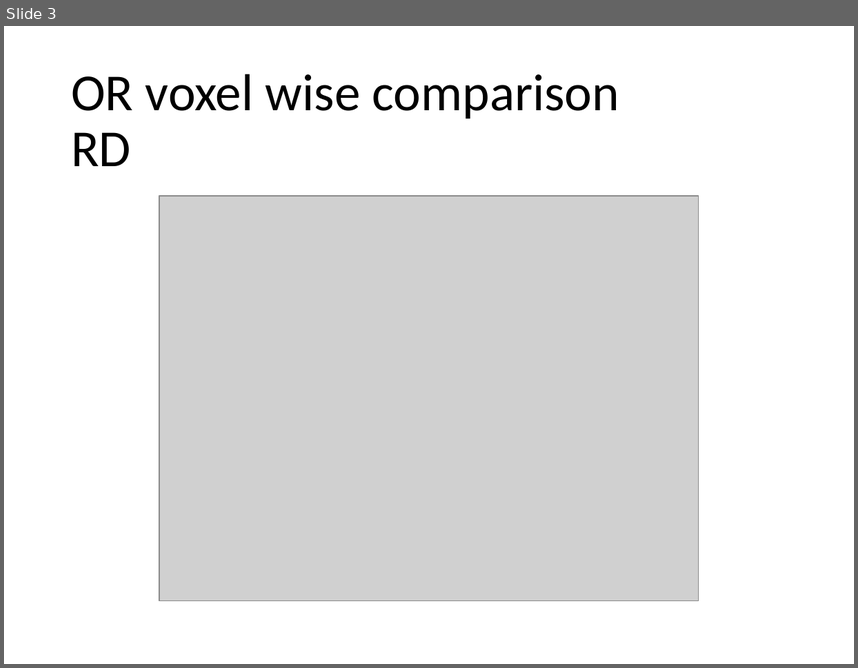
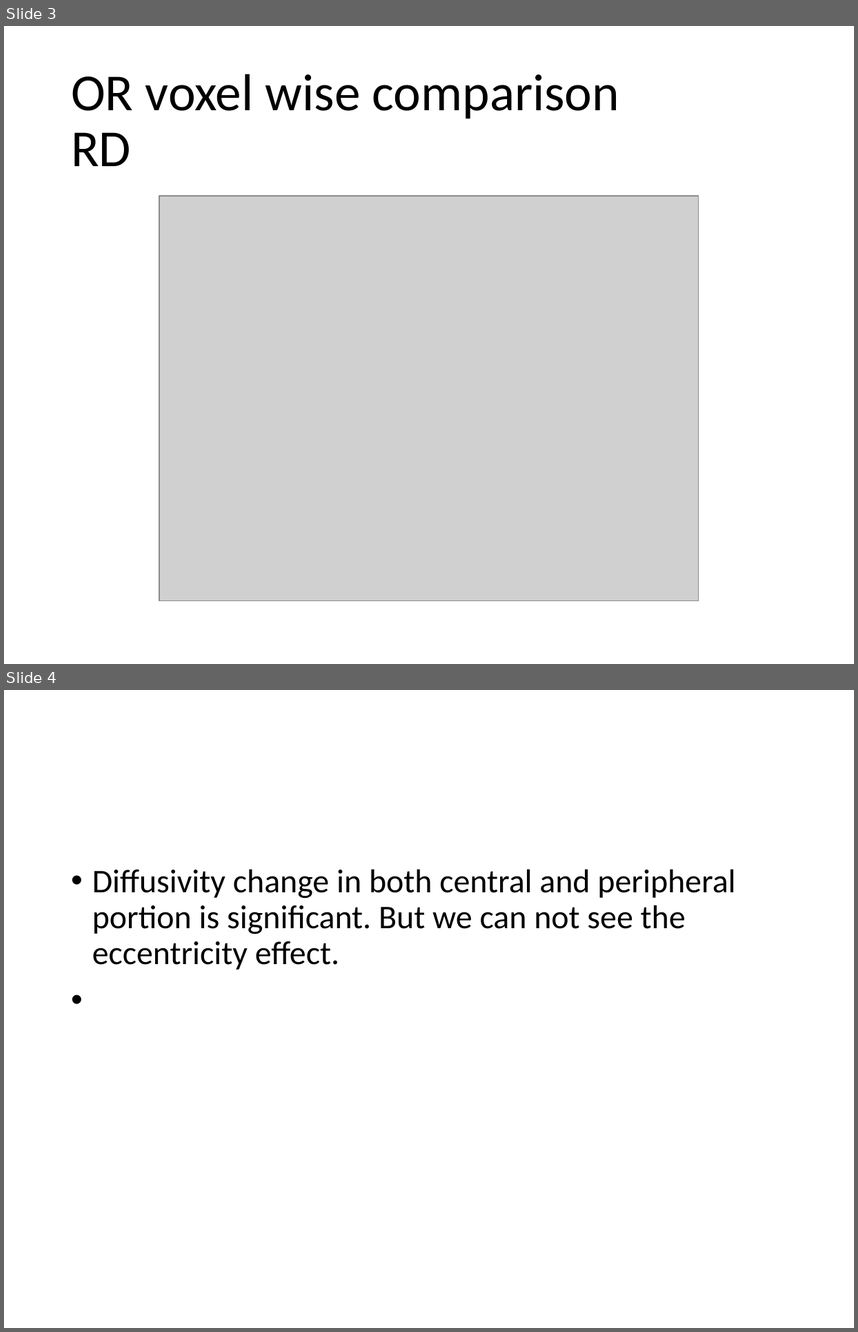
Before and after one commit to shmp0722/AMD, a slide deck: DiffusionMeasure/voxelwise2/OR_voxelwise.pptx. Shown one above the other, each under a label of ours: slide 3 before the commit, slides 3 and 4 after it. The pictures are 858x668 and 858x1332 pixels, drawn with LibreOffice and Linux fonts; fonts in the diff are those of the drawing; grey boxes stand for pictures. Boxes give left, top, right and bottom in pixels: in the first picture for what was removed or moved away, otherwise in the second. Text is boxed around its words. In the diff, an @@ line names an element or a change of style, - is before the commit and + after.

Commit message:
pptx

```diff
--- a/DiffusionMeasure/voxelwise2/OR_voxelwise.pptx
+++ b/DiffusionMeasure/voxelwise2/OR_voxelwise.pptx
@@ slide 4 added at (x1=4, y1=690, x2=854, y2=1328), background #FFFFFF @@
@@ text added at (x1=92, y1=869, x2=735, y2=969), 28 pt, text #000000 @@
+• Diffusivity change in both central and peripheral portion is significant. But we can not see the eccentricity effect.
```
Also in this commit, not shown: 3 other files.
